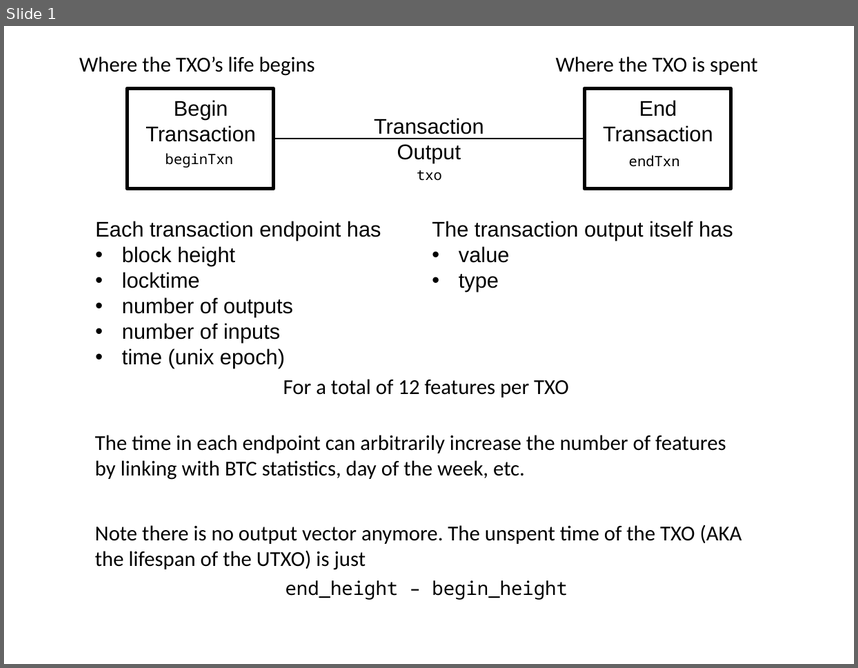
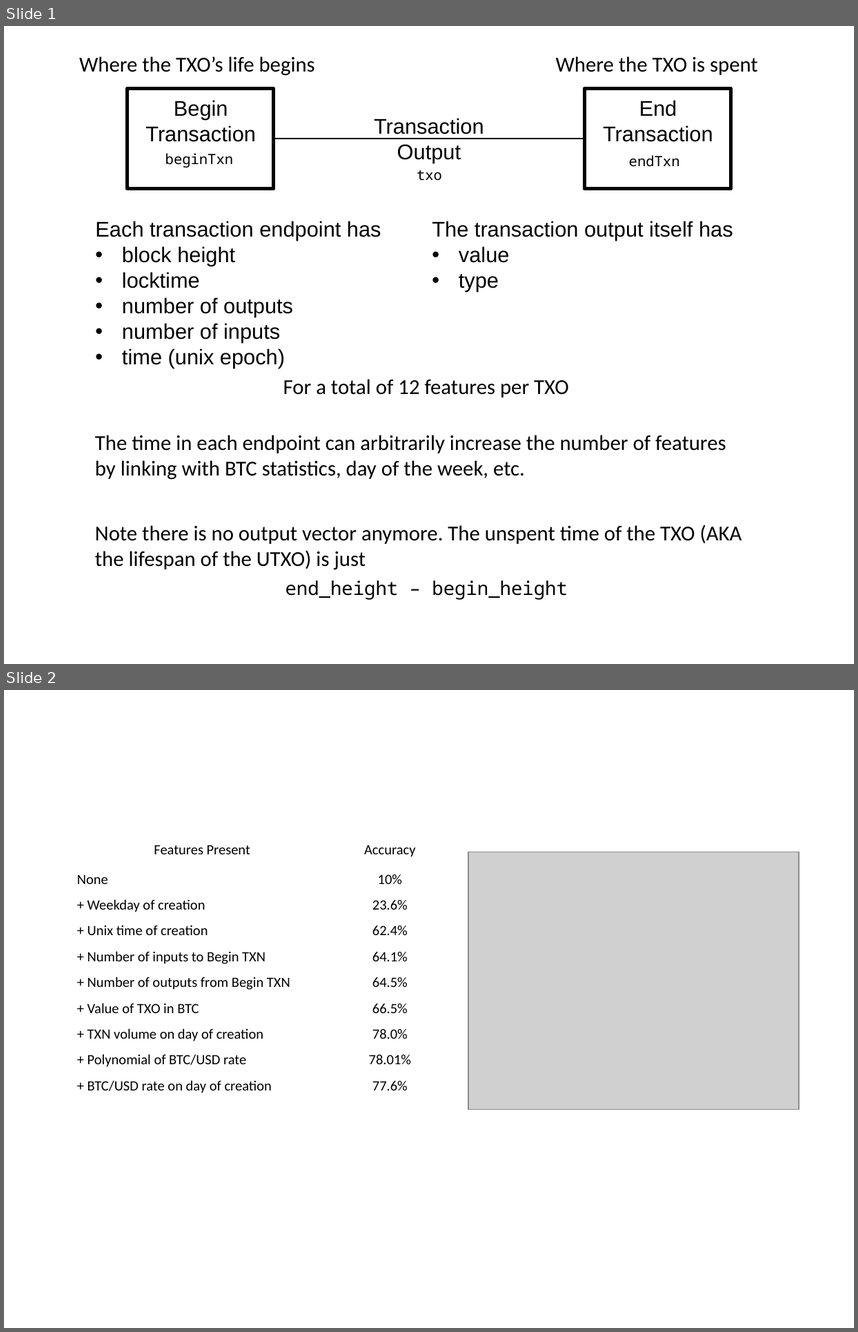
Before and after one commit to sepinto/btc-learning, a slide deck: doc/graphics.pptx. Shown one above the other, each under a label of ours: slide 1 before the commit, slides 1 and 2 after it. The pictures are 858x668 and 858x1332 pixels, drawn with LibreOffice and Linux fonts; fonts in the diff are those of the drawing; grey boxes stand for pictures. Boxes give left, top, right and bottom in pixels: in the first picture for what was removed or moved away, otherwise in the second. Text is boxed around its words. In the diff, an @@ line names an element or a change of style, - is before the commit and + after.

```diff
--- a/doc/graphics.pptx
+++ b/doc/graphics.pptx
@@ slide 2 added at box(4, 690, 854, 1328), background #FFFFFF @@
@@ table added at box(69, 837, 444, 1096), 10 rows, 2 columns @@
+Features Present | Accuracy
+None | 10%
++ Weekday of creation | 23.6%
++ Unix time of creation | 62.4%
++ Number of inputs to Begin TXN | 64.1%
++ Number of outputs from Begin TXN | 64.5%
++ Value of TXO in BTC | 66.5%
++ TXN volume on day of creation | 78.0%
++ Polynomial of BTC/USD rate | 78.01%
++ BTC/USD rate on day of creation | 77.6%
@@ picture added at box(468, 851, 799, 1109) @@
```
Also in this commit, not shown: 4 other files.
